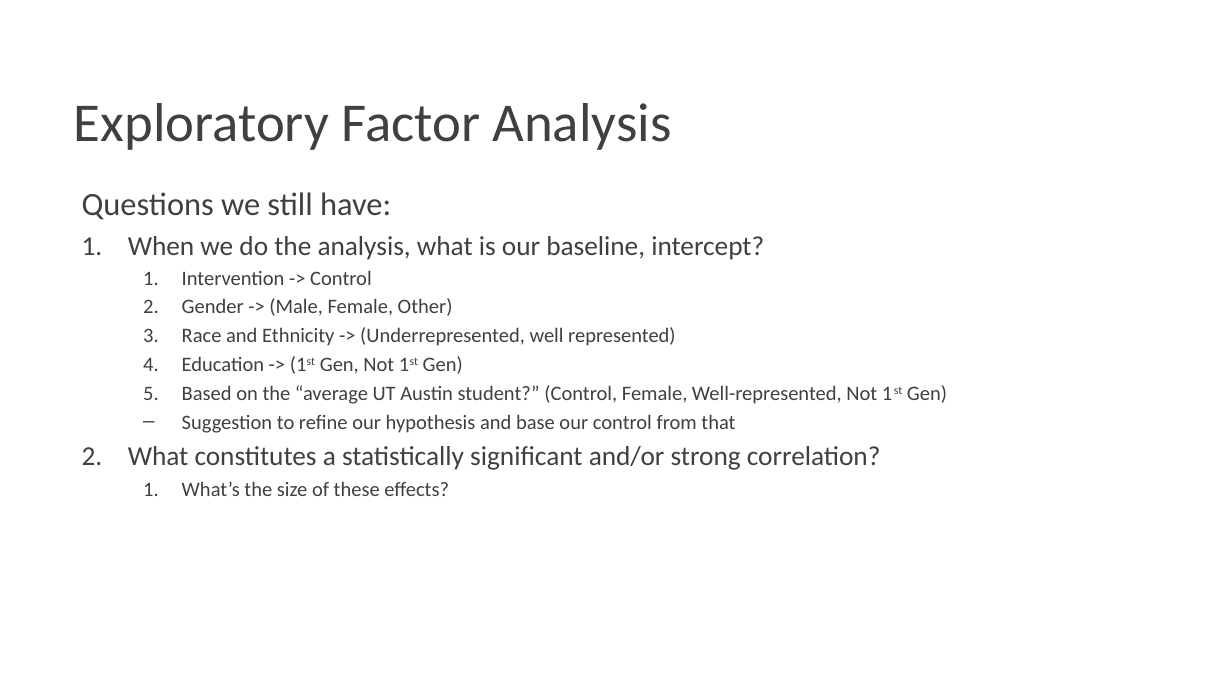
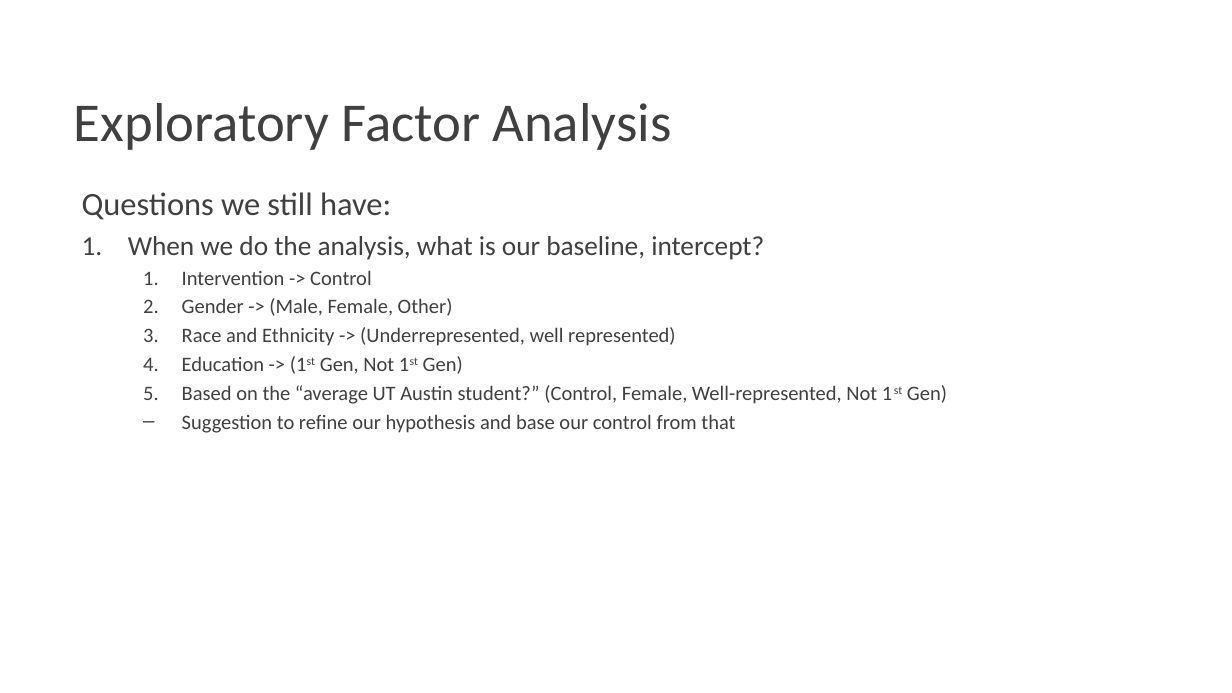
Before and after one commit to Pontigre/PER_analysis, a slide deck: slide 17 of Analysis_explanation.pptx. Drawn at 1232x693 pixels with LibreOffice and Linux fonts; fonts in the diff are those of the drawing; background and template pictures are left out. Boxes give left, top, right and bottom in pixels: in the first picture for what was removed or moved away, otherwise in the second. Text is boxed around its words. In the diff, an @@ line names an element or a change of style, - is before the commit and + after.

```diff
--- a/Analysis_explanation.pptx
+++ b/Analysis_explanation.pptx
@@ text at [128, 446, 881, 496]: paragraphs removed @@
-2. What constitutes a statistically significant and/or strong correlation?
-  1. What’s the size of these effects?
```
Also in this commit, not shown: 3 other slides changed, 1 slide added, 55 other files.
